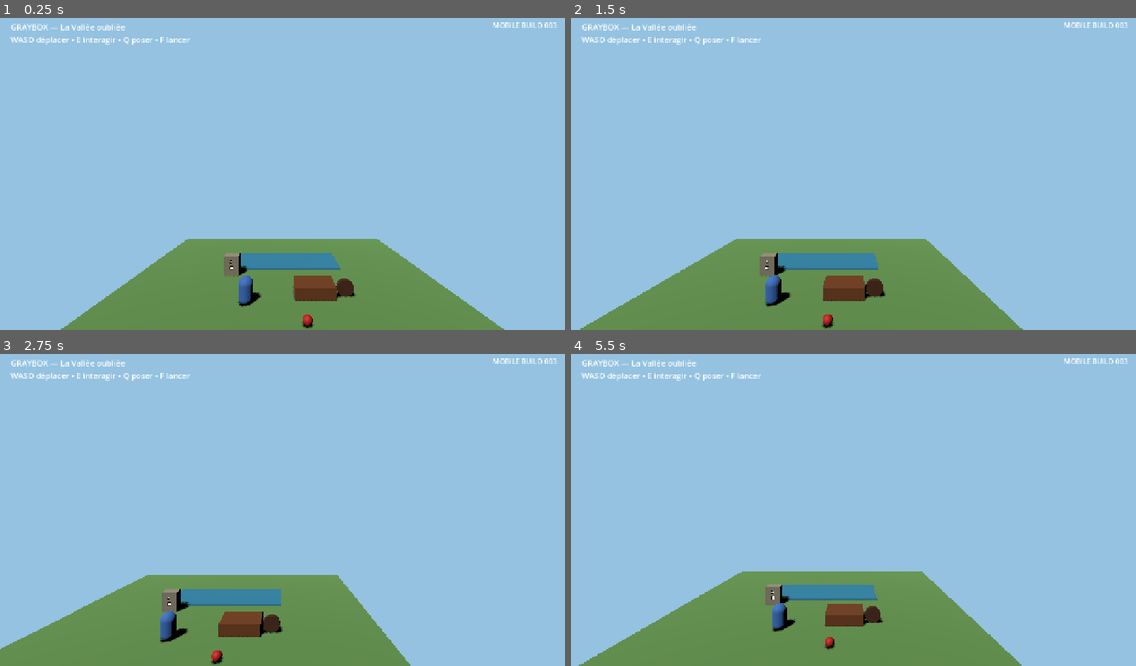
Above: before the commit, frames 1-4 (two rows, left to right).
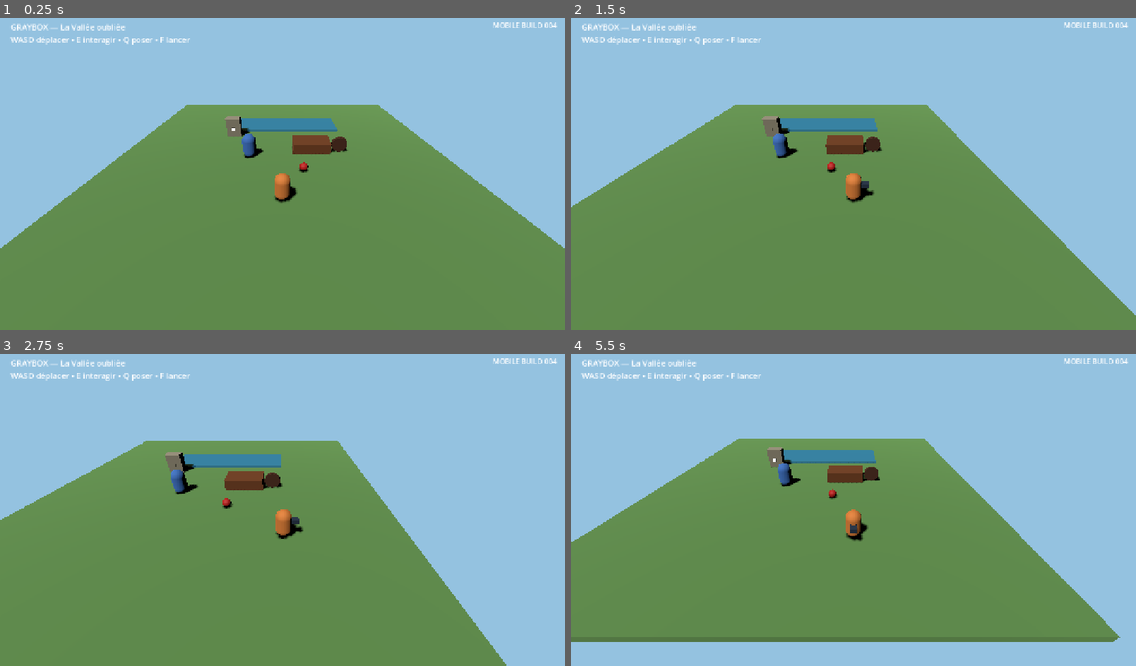
Above: after the commit, the same moments.

Repository: u2987920406-rgb/Grimoire
Game: Godot game, scene res://adventures/forgotten_valley/scenes/bootstrap.tscn
Two runs of this game, one before a commit and one after it. Both use one fixed random seed, a clock stepped at 60 frames per second and the inputs below.
Inputs (mouse positions are in pixels of both pictures, inside the frame that each line leads up to):
- Up to frame 1 (0.25 s): no input
- Up to frame 2 (1.5 s): tap Enter at 0.5 s; move the mouse to (977, 155) at 0.52 s; hold D (move_right) 0.53-1.25 s; hold Q (drop_object) 0.53-1.25 s; click (977, 155) at 0.67 s; drag from (740, 186) to (825, 233) at 1.27 s
- Up to frame 3 (2.75 s): tap Space at 2 s; move the mouse to (339, 438) at 2.02 s; hold D (move_right) from 2.03 s (still down); hold F (throw_object) from 2.03 s (still down)
- Up to frame 4 (5.5 s): release D (move_right) at 2.75 s; release F (throw_object) at 2.75 s; drag from (825, 569) to (684, 460) at 2.77 s; tap Enter at 3.5 s; move the mouse to (1023, 553) at 3.52 s; hold A (move_left) 3.53-4.25 s; hold E (interact) 3.53-4.25 s; drag from (684, 460) to (768, 428) at 4.27 s; tap Space at 5 s; move the mouse to (881, 506) at 5.02 s; hold S (move_back) from 5.03 s (still down); hold Q (drop_object) from 5.03 s (still down); click (881, 506) at 5.17 s

The runs differ from the first frame. In frame 1, 43% of the frame differs, in the area x 0-100%, y 1-100%; in frame 2, 41%; in frame 3, 37%; in frame 4, 44%, in the area x 0-99%, y 1-100%.
Error before the commit: Invalid access to property or key 'rotation' on a base object of type 'null instance'. (res://core/player/player_controller.gd:32)

Commit message:
fix(camera): use stable yaw rig and pitch pivot

Diff:
--- a/adventures/forgotten_valley/scenes/bootstrap.tscn
+++ b/adventures/forgotten_valley/scenes/bootstrap.tscn
@@ -155,11 +155,13 @@
 position = Vector3(0, 1.0, -0.9)
 
 [node name="CameraRig" type="Node3D" parent="."]
-position = Vector3(0, 2.1, 5.5)
+position = Vector3(0, 2.2, 5.5)
+
+[node name="CameraPitch" type="Node3D" parent="CameraRig"]
 rotation_degrees = Vector3(-34, 0, 0)
 
-[node name="Camera3D" type="Camera3D" parent="CameraRig"]
-position = Vector3(0, 6.8, 8.8)
+[node name="Camera3D" type="Camera3D" parent="CameraRig/CameraPitch"]
+position = Vector3(0, 0, 10.5)
 current = true
 
 [node name="Apple" type="RigidBody3D" parent="."]
@@ -318,7 +320,7 @@
 offset_top = 18.0
 offset_right = 1260.0
 offset_bottom = 54.0
-text = "MOBILE BUILD 003"
+text = "MOBILE BUILD 004"
 horizontal_alignment = 2
 theme_override_font_sizes/font_size = 16
 
